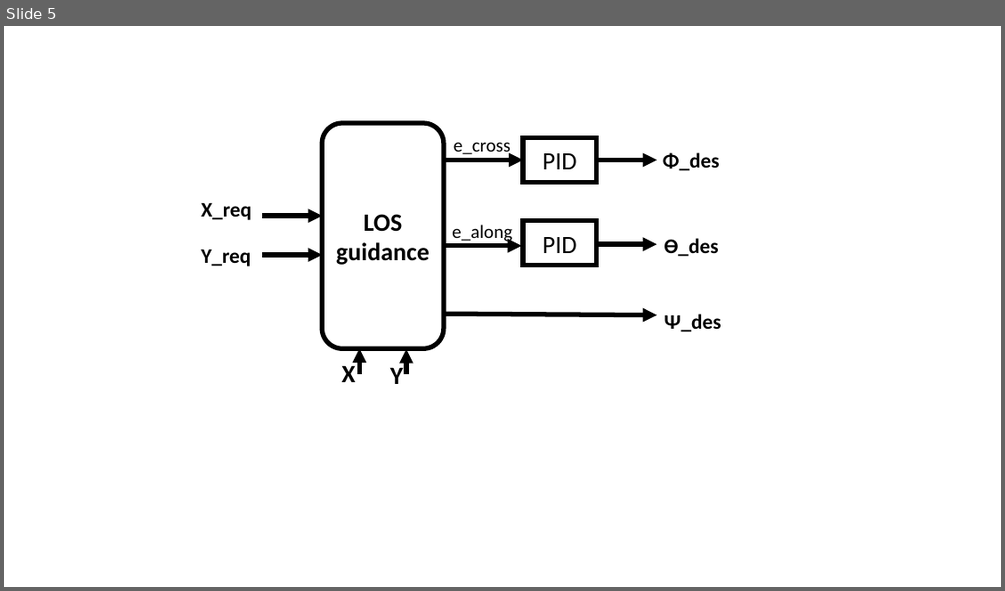
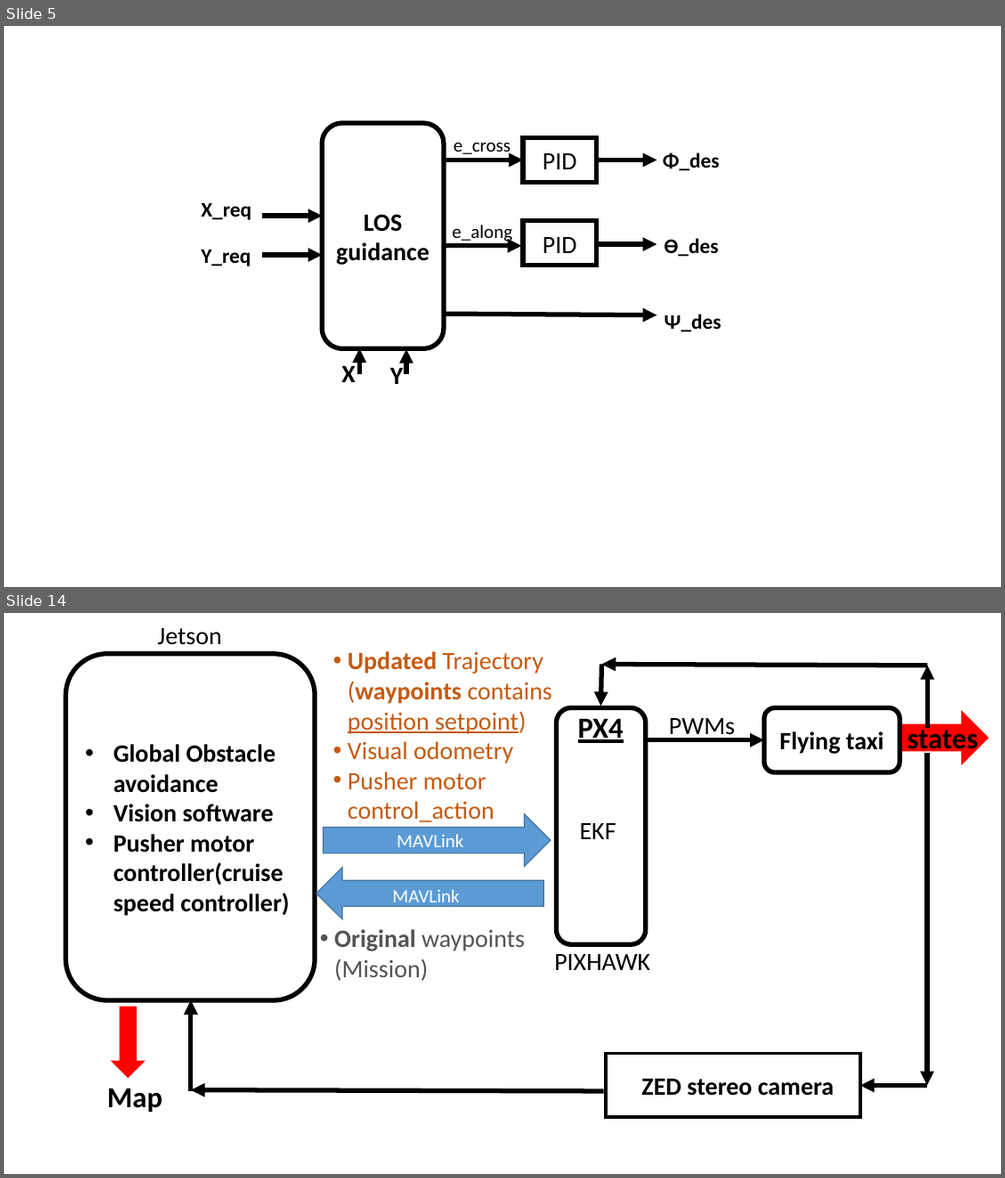
Before and after one commit to mohamedkhattab2019/graduation-project, a slide deck: documentation/Presentation1.pptx. Shown one above the other, each under a label of ours: slide 5 before the commit, slides 5 and 14 after it; the slides between them are not shown. The pictures are 1005x591 and 1005x1178 pixels, drawn with LibreOffice and Linux fonts; fonts in the diff are those of the drawing. Boxes give left, top, right and bottom in pixels: in the first picture for what was removed or moved away, otherwise in the second. Text is boxed around its words. In the diff, an @@ line names an element or a change of style, - is before the commit and + after.

```diff
--- a/documentation/Presentation1.pptx
+++ b/documentation/Presentation1.pptx
@@ slide 14 added at bbox=[4, 613, 1001, 1174], background #FFFFFF @@
@@ text added at bbox=[157, 628, 221, 645], 24 pt, text #000000 @@
+Jetson
@@ rounded rectangle added at bbox=[66, 653, 316, 999], fill #FFFFFF, outline #000000 4.5 pt, 24 pt, text #000000, bold @@
+• Global Obstacle avoidance
+• Vision software
+• Pusher motor controller(cruise speed controller)
@@ text added at bbox=[348, 651, 552, 822], 24 pt, text #C55A11 @@
+• Updated Trajectory
+  (waypoints contains
+  position setpoint)
+• Visual odometry
+• Pusher motor control_action
@@ arrow added from (601, 664) to (600, 706), #000000 4.5 pt @@
@@ arrow added from (928, 666) to (601, 664), #000000 4.5 pt @@
@@ arrow added from (928, 728) to (928, 666), #000000 4.5 pt @@
@@ rounded rectangle added at bbox=[557, 708, 646, 944], fill #FFFFFF, outline #000000 4.5 pt @@
@@ text added at bbox=[578, 718, 623, 743], 28 pt, text #000000, bold, underline @@
+PX4
@@ text added at bbox=[669, 718, 735, 739], 24 pt, text #000000 @@
+PWMs
@@ rounded rectangle added at bbox=[764, 708, 900, 772], fill #FFFFFF, outline #000000 4.5 pt, 24 pt, text #000000, bold @@
+Flying taxi
@@ right arrow added at bbox=[900, 712, 988, 764], fill #FF0000, outline #FF0000 1 pt @@
@@ arrow added from (646, 740) to (764, 740), #000000 4.5 pt @@
@@ text added at bbox=[907, 725, 979, 756], 28 pt, text #000000, bold @@
+states
@@ arrow added from (928, 753) to (928, 1086), #000000 4.5 pt @@
@@ right arrow added at bbox=[324, 814, 550, 867], fill #5B9BD5, outline #43739E 1 pt, 18 pt, text #FFFFFF @@
+MAVLink
@@ text added at bbox=[580, 823, 616, 839], 24 pt, text #000000 @@
+EKF
@@ right arrow added at bbox=[316, 868, 544, 919], fill #5B9BD5, outline #43739E 1 pt @@
@@ text added at bbox=[392, 889, 459, 908], 18 pt, text #FFFFFF @@
+MAVLink
@@ text added at bbox=[334, 929, 525, 981], 24 pt, text #525252 @@
+• Original waypoints
+  (Mission)
@@ text added at bbox=[554, 954, 650, 970], 24 pt, text #000000 @@
+PIXHAWK
@@ down arrow added at bbox=[112, 1006, 144, 1077], fill #FF0000, outline #FF0000 1 pt @@
@@ arrow added from (191, 1091) to (191, 1000), #000000 4.5 pt @@
@@ rectangle added at bbox=[606, 1054, 860, 1117], outline #000000 3 pt @@
@@ text added at bbox=[107, 1087, 162, 1111], 28 pt, text #000000, bold @@
+Map
@@ arrow added from (604, 1091) to (191, 1090), #000000 4.5 pt @@
@@ text added at bbox=[641, 1078, 833, 1095], 24 pt, text #000000, bold @@
+ZED stereo camera
@@ arrow added from (928, 1086) to (860, 1086), #000000 4.5 pt @@
```
Also in this commit, not shown: 2 slides changed, 8 other slides added, 1 slide removed, 3 other files.
